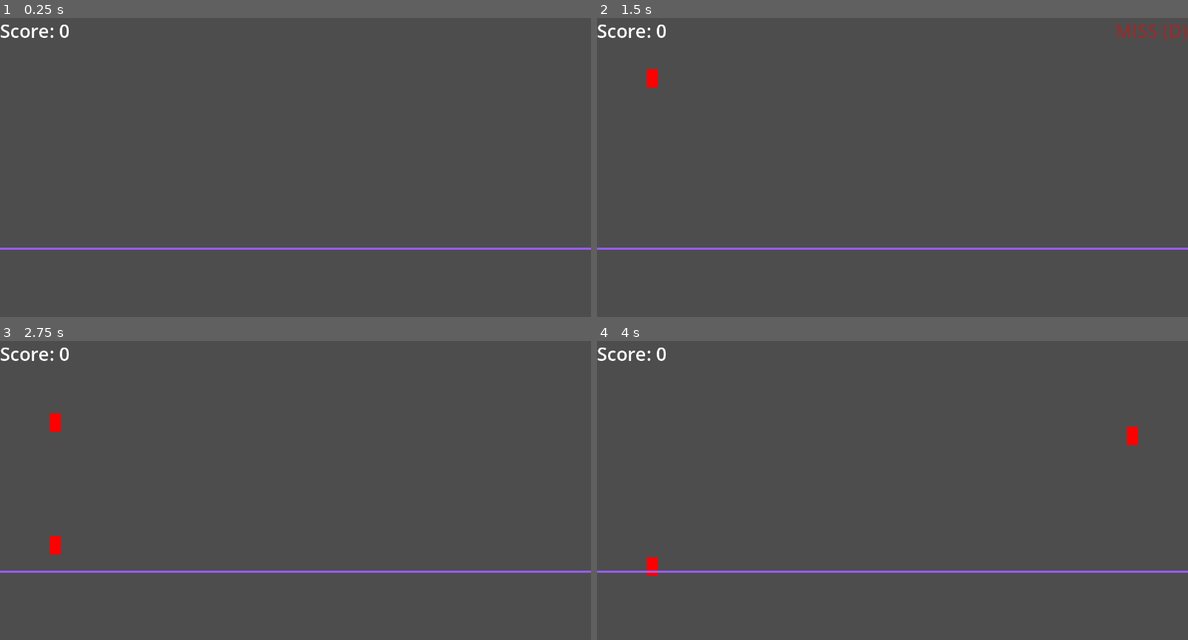
Above: before the commit, frames 1-4 (two rows, left to right).
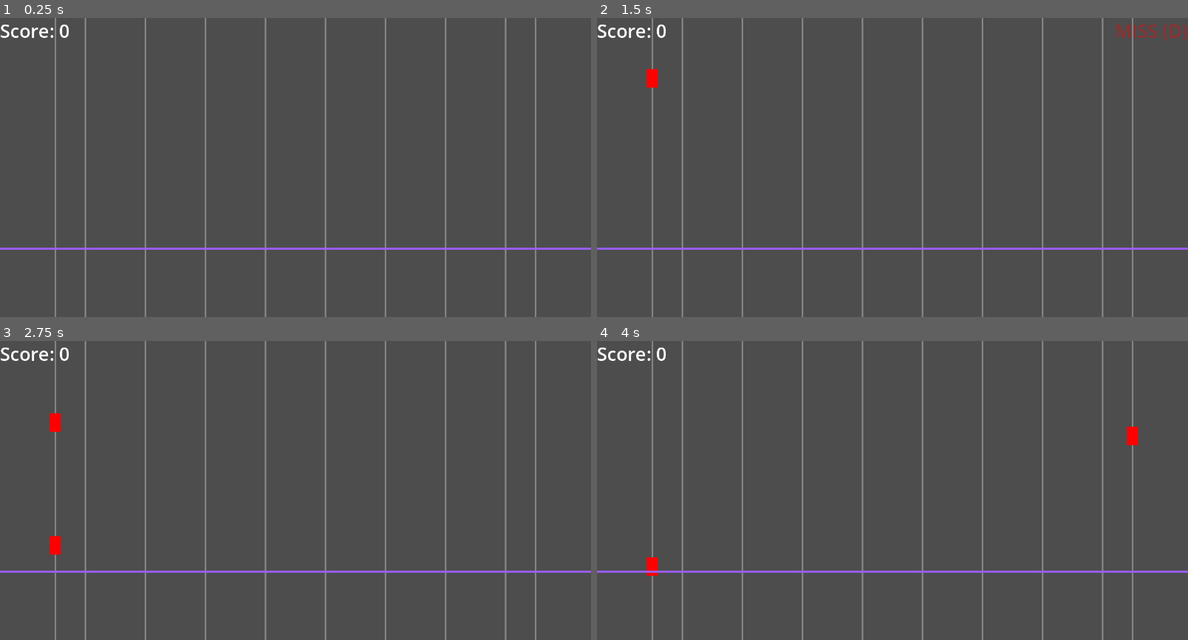
Above: after the commit, the same moments.

Repository: Jae7777/Wind-Tempo
Game: Godot game, scene res://scenes/Main.tscn
Same seed, same stepped clock (60 frames per second), same inputs: the game is played once before the commit and once after it.
Inputs:
- Up to frame 1 (0.25 s): no input
- Up to frame 2 (1.5 s): tap Enter at 0.5 s; tap A (hit_a) at 0.6 s; tap D (hit_d) at 1.35 s
- Up to frame 3 (2.75 s): tap F (hit_f) at 2.1 s
- Up to frame 4 (4 s): tap G (hit_g) at 2.85 s; tap H (hit_h) at 3.6 s

The runs differ from the first frame. In frame 1, 3.0% of the frame differs, in the area x 9-91%, y 0-100%; in frame 2, 3.0%; in frame 3, 2.9%; in frame 4, 2.9%.

Commit message:
added line seperators for differnet lanes

Diff:
--- a/wind-tempo/scripts/Game.gd
+++ b/wind-tempo/scripts/Game.gd
@@ -1,5 +1,11 @@
 # scripts/Game.gd
 extends Node2D
+
+# ==== Lane separators ====
+@export var show_lane_lines: bool = true
+@export var lane_line_width: float = 2.0
+@export var lane_line_color: Color = Color(1, 1, 1, 0.35) # slightly transparent white
+@export var draw_edge_lines: bool = true  # draw at left/right margins, too
 
 # ==== Scenes & Spawn ====
 @export var note_scene: PackedScene          # drag scenes/Note.tscn here
@@ -43,10 +49,14 @@
 	# center the visual bar on the judge line's Y
 	judge_bar.position.y = judge_line.position.y - (judge_bar.size.y * 0.5)
 	_update_score_ui()
+	queue_redraw()
+
 
 func _notification(what):
 	if what == NOTIFICATION_WM_SIZE_CHANGED:
 		_compute_lane_x_positions()
+		queue_redraw()
+
 
 func _process(delta: float) -> void:
 	# random spawning
@@ -72,6 +82,9 @@
 	var step: float = usable / float(lanes - 1)
 	for i in range(lanes):
 		lane_x.append(lane_margin + step * i)
+	queue_redraw()
+
+
 
 func _spawn_note_in_lane(lane: int) -> void:
 	if note_scene == null:
@@ -136,3 +149,24 @@
 
 func _update_score_ui() -> void:
 	score_label.text = "Score: %d" % score
+
+func _draw() -> void:
+	if !show_lane_lines or lane_x.is_empty():
+		return
+
+	var h := get_viewport_rect().size.y
+	var boundaries: Array[float] = []
+
+	# vertical boundaries halfway between adjacent lane centers
+	for i in range(lane_x.size() - 1):
+		boundaries.append(0.5 * (lane_x[i] + lane_x[i + 1]))
+
+	# optional edges at the outer margins
+	if draw_edge_lines:
+		var w := get_viewport_rect().size.x
+		boundaries.push_front(lane_margin)            # left edge
+		boundaries.push_back(w - lane_margin)         # right edge
+
+	# draw each separator
+	for x in boundaries:
+		draw_line(Vector2(x, 0), Vector2(x, h), lane_line_color, lane_line_width, true)
